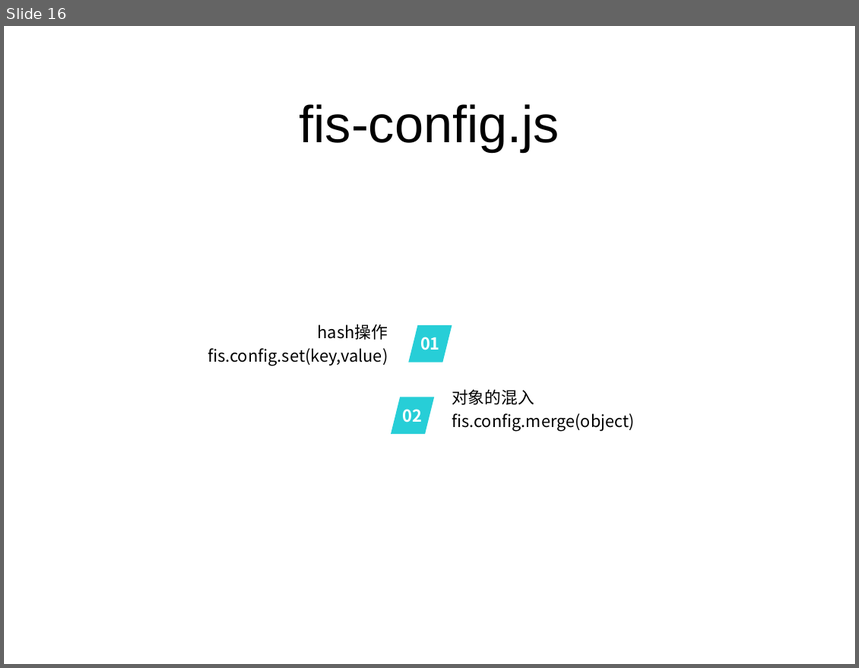
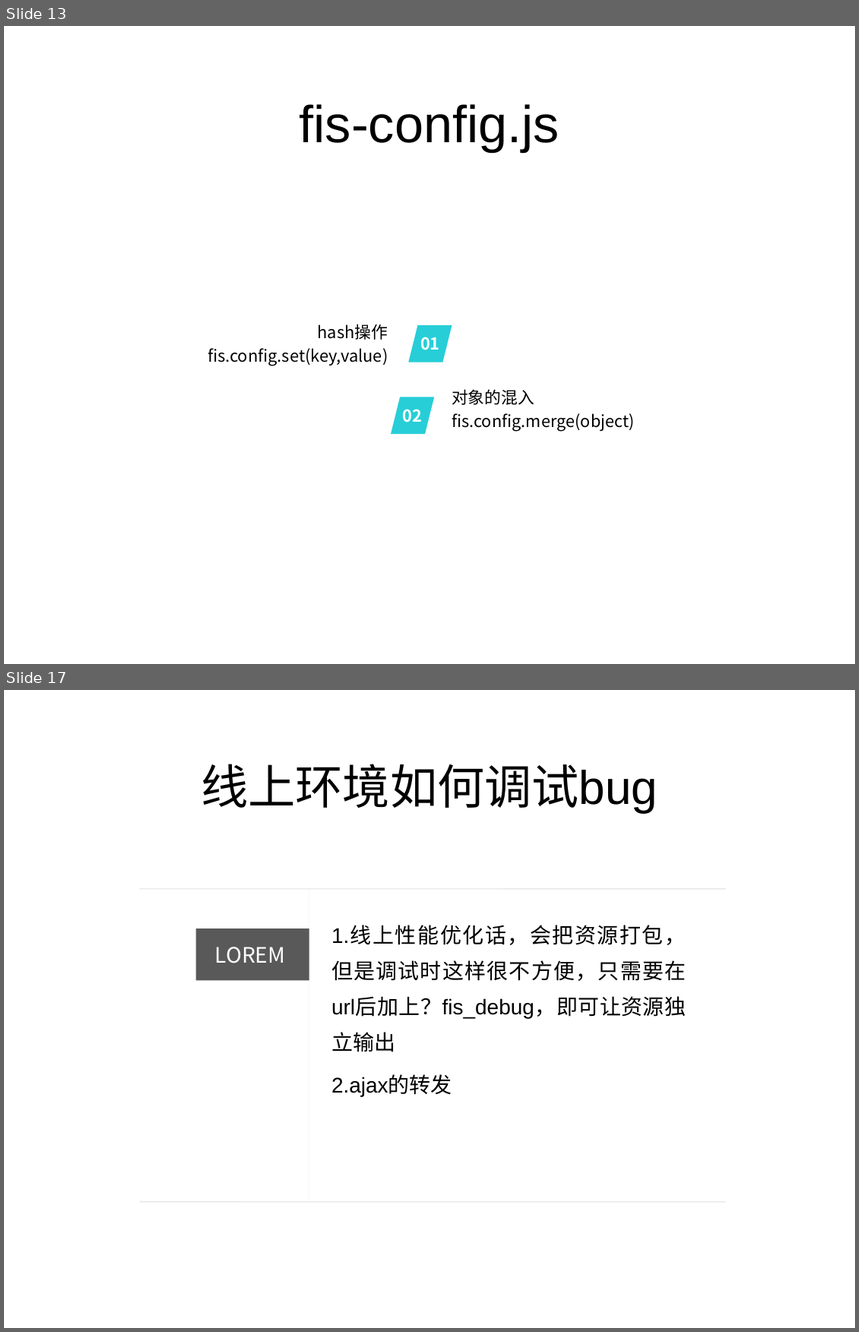
Before and after one commit to somenotes/fis, a slide deck: fis学习.ppt. Shown one above the other, each under a label of ours: slide 16 before the commit, slides 13 and 17 after it; the slides between them are not shown. The pictures are 859x668 and 859x1332 pixels, drawn with LibreOffice and Linux fonts; fonts in the diff are those of the drawing. Boxes give left, top, right and bottom in pixels: in the first picture for what was removed or moved away, otherwise in the second. Text is boxed around its words. In the diff, an @@ line names an element or a change of style, - is before the commit and + after.

```diff
--- a/fis学习.ppt
+++ b/fis学习.ppt
@@ slide 17 added at [4, 690, 855, 1328], background #FFFFFF @@
@@ title added at [201, 764, 658, 814], 40 pt, text #000000 @@
+线上环境如何调试bug
@@ line added from (139, 889) to (726, 889), #EAEAEA 0.99 pt @@
@@ line added from (310, 889) to (310, 1201), #EAEAEA 0.26 pt @@
@@ rectangle added at [196, 929, 310, 981], fill #595959, 18 pt, text #FFFFFF @@
+LOREM
@@ text added at [332, 926, 686, 1097], 18 pt, text #000000 @@
+1.线上性能优化话，会把资源打包，但是调试时这样很不方便，只需要在url后加上？fis_debug，即可让资源独立输出
+2.ajax的转发
@@ line added from (139, 1202) to (726, 1202), #EAEAEA 0.99 pt @@
@@ what was slide 16 is now slide 13 @@
```
Also in this commit, not shown: 9 slides changed, 5 other slides added, 1 slide removed, 1 other file.
